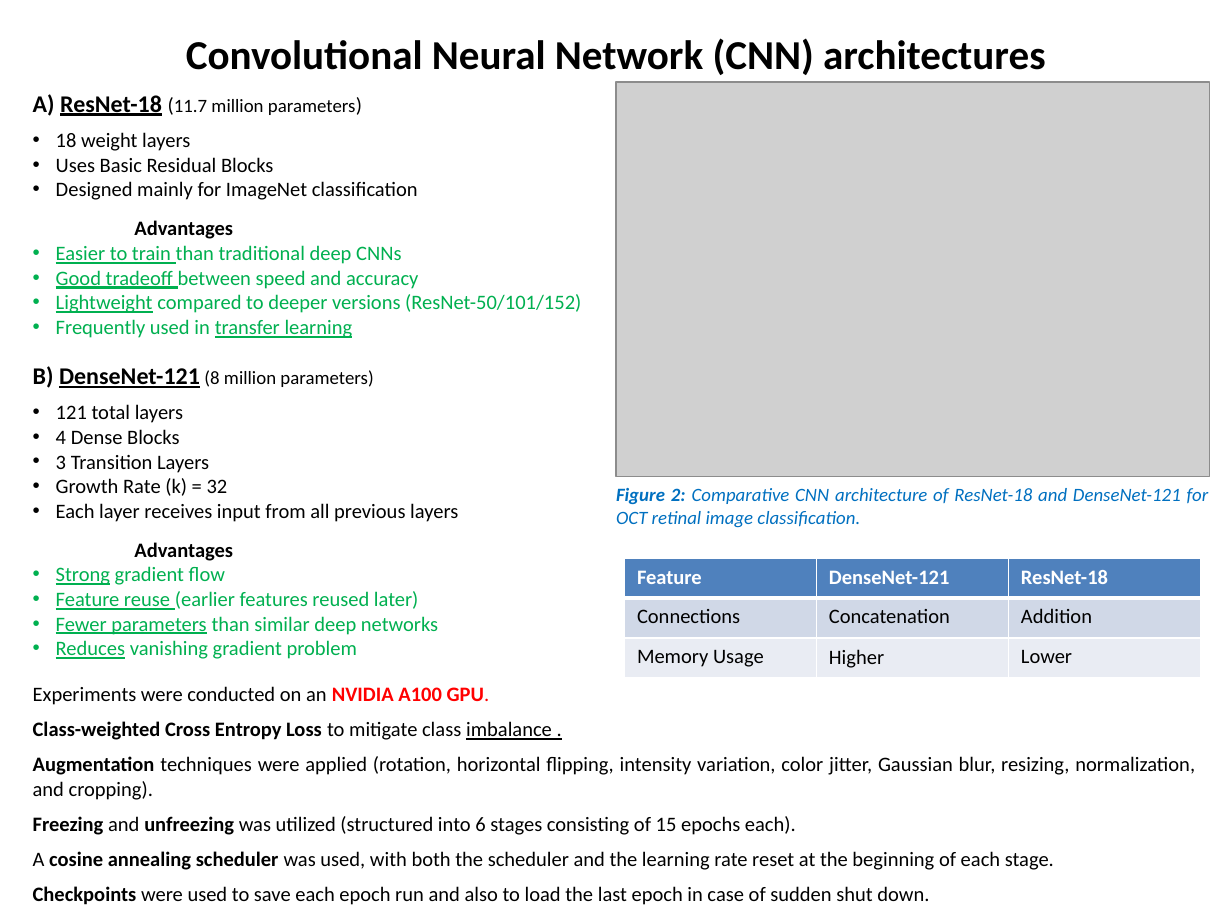
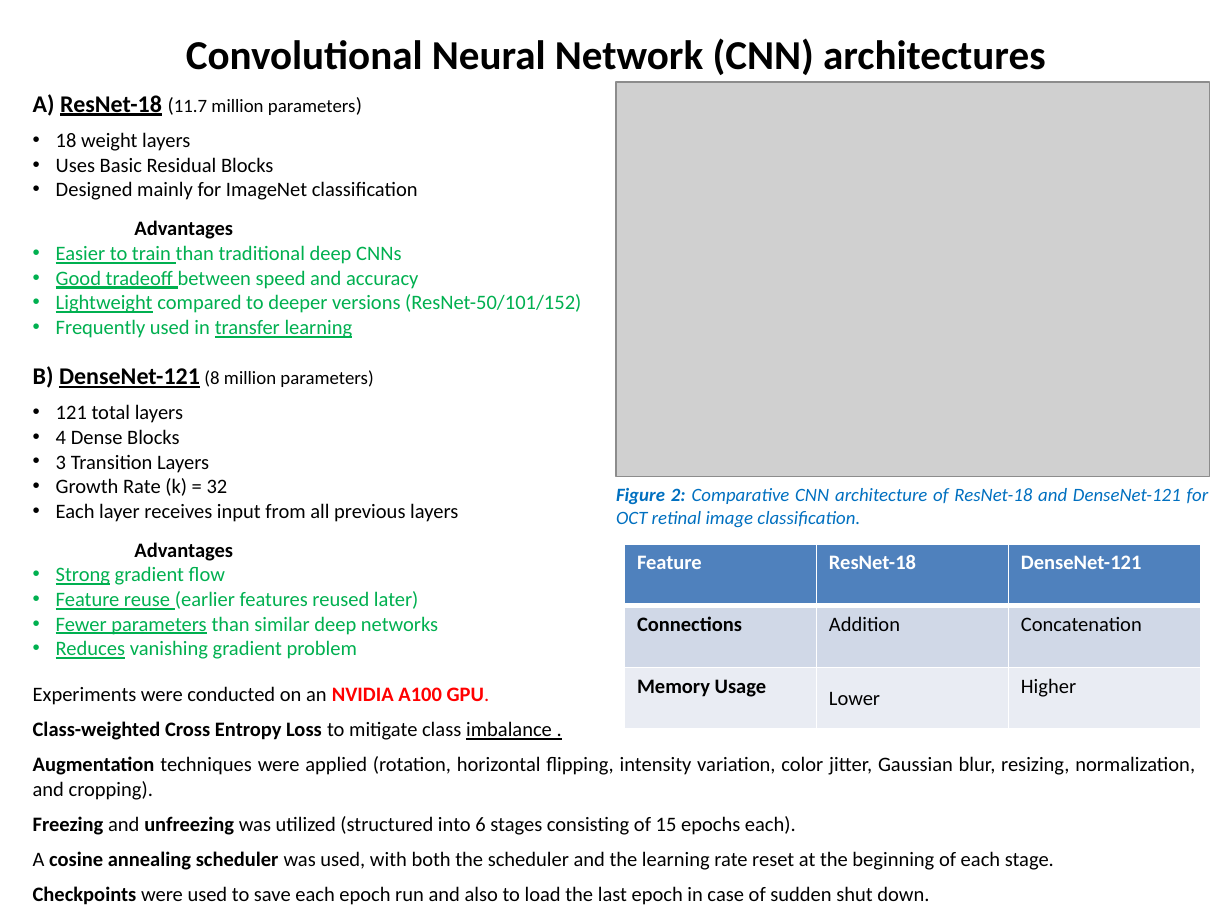
Before and after one commit to ManosGitProject/oct_retinal_classification_hackathon_v1, a slide deck: slide 3 of Hackathon Presentation.pptx. Drawn at 1232x924 pixels with LibreOffice and Linux fonts; fonts in the diff are those of the drawing; grey boxes stand for pictures. Boxes give left, top, right and bottom in pixels: in the first picture for what was removed or moved away, otherwise in the second. Text is boxed around its words. In the diff, an @@ line names an element or a change of style, - is before the commit and + after.

```diff
--- a/Hackathon Presentation.pptx
+++ b/Hackathon Presentation.pptx
@@ table at (625,545,1201,729) @@
-row 1, column 2: DenseNet-121
+row 1, column 2: ResNet-18
-row 1, column 3: ResNet-18
+row 1, column 3: DenseNet-121
-row 2, column 2: Concatenation
+row 2, column 2: Addition
-row 2, column 3: Addition
+row 2, column 3: Concatenation
-row 3, column 2: Higher
+row 3, column 2: Lower
-row 3, column 3: Lower
+row 3, column 3: Higher
@@ bold on in "Connections", "Memory Usage" @@
@@ table: place and size @@
-table at (625,558,1201,678)
+table at (625,545,1201,729)
```
Also in this commit, not shown: 6 other slides changed, 1 other file.
